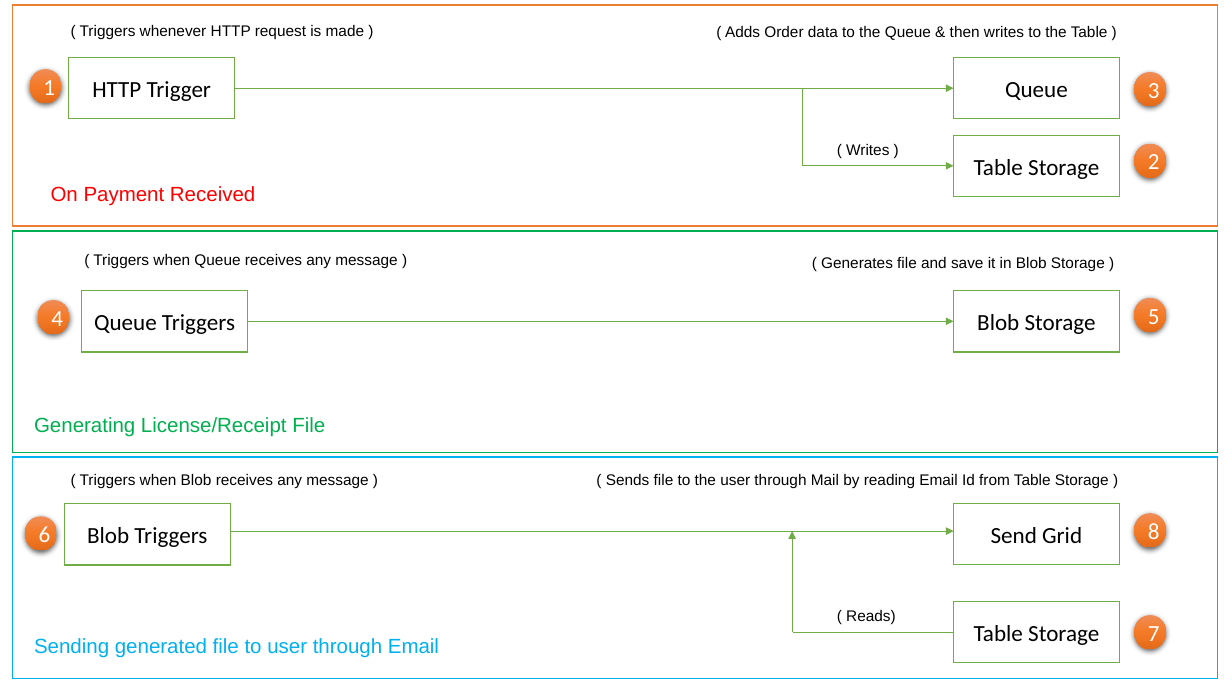
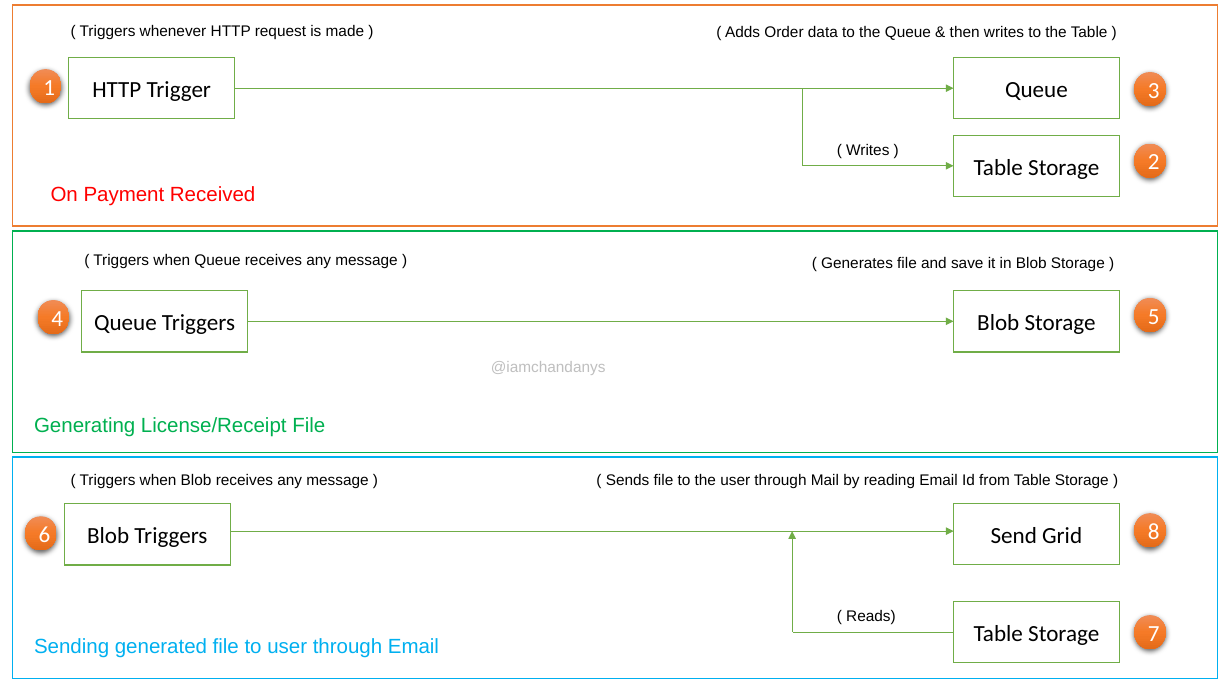
Before and after one commit to iamchandanys/azure_function_app, a slide deck: slide 1 of Images/AzureFunctionDemo.pptx. Drawn at 1232x693 pixels with LibreOffice and Linux fonts; fonts in the diff are those of the drawing. Boxes give left, top, right and bottom in pixels: in the first picture for what was removed or moved away, otherwise in the second. Text is boxed around its words. In the diff, an @@ line names an element or a change of style, - is before the commit and + after.

```diff
--- a/Images/AzureFunctionDemo.pptx
+++ b/Images/AzureFunctionDemo.pptx
@@ text added at [491,361,606,375], 12 pt, text #BFBFBF @@
+@iamchandanys
```
